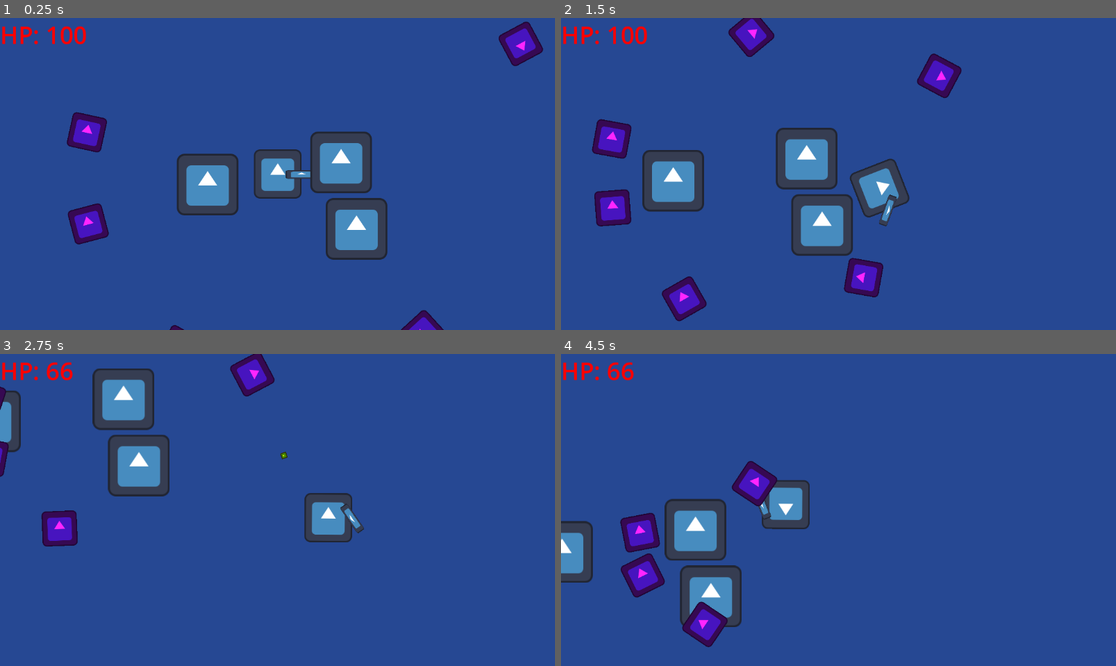
Above: before the commit, frames 1-4 (two rows, left to right).
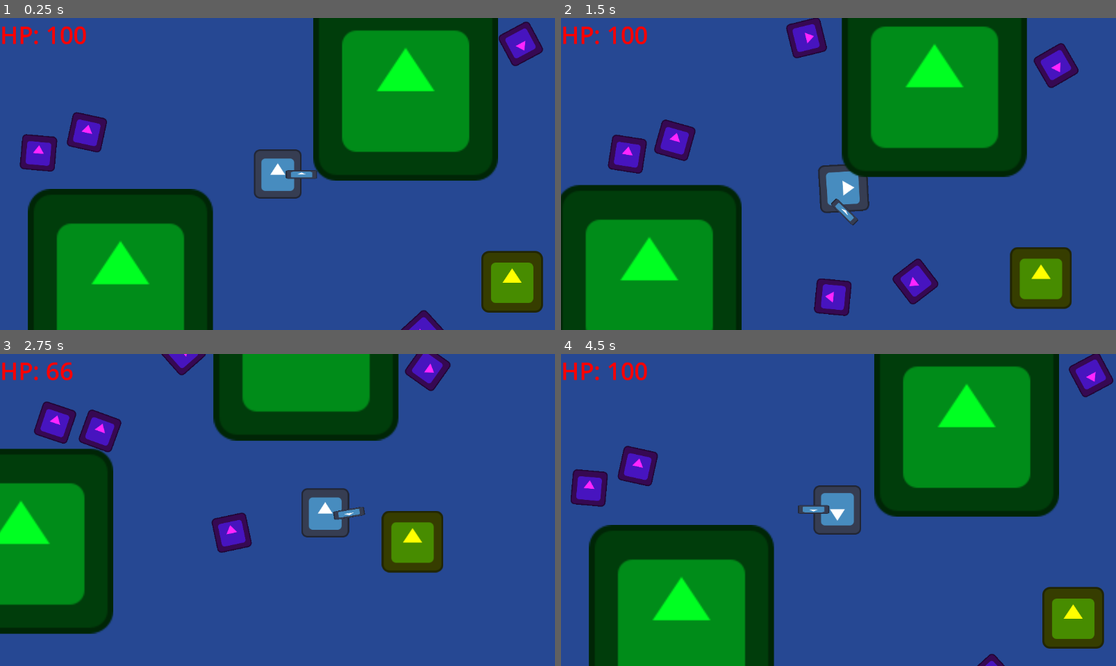
Above: after the commit, the same moments.

Repository: xingjiacheng175-maker/project-convoy
Game: Godot game, scene res://world.tscn
Two runs of this game, one before a commit and one after it. Both use one fixed random seed, a clock stepped at 60 frames per second and the inputs below. This scene is started directly instead of the project's main scene. The engine's default icon, where the game draws it, is replaced by a stand-in: a white triangle on a blue panel in a dark square.
Inputs:
- Up to frame 1 (0.25 s): no input
- Up to frame 2 (1.5 s): hold Right (ui_right) 0.53-1.28 s; hold Down (ui_down) from 1.28 s (still down)
- Up to frame 3 (2.75 s): release Down (ui_down) at 2.03 s; hold Right (ui_right) from 2.03 s (still down)
- Up to frame 4 (4.5 s): release Right (ui_right) at 2.78 s; hold Up (ui_up) 2.78-3.53 s; hold Left (ui_left) from 3.53 s (still down)

The runs differ from the first frame. In frame 1, 40% of the frame differs, in the area x 3-98%, y 0-100%; in frame 2, 47%, in the area x 0-94%, y 0-100%; in frame 3, 32%; in frame 4, 42%.

Commit message:
fix(turret): 修复炮塔瞄准和射击的视觉误差
修改炮塔瞄准逻辑，移除平滑过渡直接锁定目标。射击时强制重新瞄准确保子弹方向准确。同时优化目标管理，清理无效目标。

Diff:
--- a/game_ui.gd
+++ b/game_ui.gd
@@ -1,6 +1,8 @@
 extends CanvasLayer
 
 @onready var hp_label = $Label
+@onready var trade_window = $TradeWindow
+@onready var trade_label = $TradeWindow/Label
 
 func _ready():
 	var player = get_tree().get_first_node_in_group("player")
@@ -14,3 +16,13 @@
 func _on_player_hp_changed(new_hp):
 	if hp_label:
 		hp_label.text = "HP: " + str(new_hp)
+
+func on_port_entered(port_name):
+	if trade_window:
+		trade_window.visible = true
+	if trade_label:
+		trade_label.text = "Welcome to " + port_name
+
+func on_port_exited():
+	if trade_window:
+		trade_window.visible = false
--- a/game_ui.tscn
+++ b/game_ui.tscn
@@ -14,3 +14,31 @@
 offset_bottom = 23.0
 text = "HP:100"
 label_settings = SubResource("LabelSettings_oaw30")
+
+[node name="TradeWindow" type="Panel" parent="."]
+visible = false
+anchors_preset = 8
+anchor_left = 0.5
+anchor_top = 0.5
+anchor_right = 0.5
+anchor_bottom = 0.5
+offset_left = -150.0
+offset_top = -100.0
+offset_right = 150.0
+offset_bottom = 100.0
+grow_horizontal = 2
+grow_vertical = 2
+
+[node name="Label" type="Label" parent="TradeWindow"]
+layout_mode = 1
+anchors_preset = -1
+anchor_right = 1.0
+anchor_bottom = 0.9850001
+offset_left = -1.0
+offset_right = 1.0
+offset_bottom = -1.5258789e-05
+grow_horizontal = 2
+grow_vertical = 2
+text = "Welcome to Port"
+horizontal_alignment = 1
+vertical_alignment = 1
--- /dev/null
+++ b/island.tscn
@@ -0,0 +1,17 @@
+[gd_scene load_steps=3 format=3 uid="uid://qse6ucbr2uye"]
+
+[ext_resource type="Texture2D" uid="uid://dpjunvpt2ff3l" path="res://icon.svg" id="1_0iamf"]
+
+[sub_resource type="CapsuleShape2D" id="CapsuleShape2D_hdtfb"]
+radius = 219.0
+height = 438.0
+
+[node name="Island" type="StaticBody2D"]
+
+[node name="Sprite2D" type="Sprite2D" parent="."]
+modulate = Color(0, 1, 0.13333334, 1)
+scale = Vector2(3, 3)
+texture = ExtResource("1_0iamf")
+
+[node name="CollisionShape2D" type="CollisionShape2D" parent="."]
+shape = SubResource("CapsuleShape2D_hdtfb")
--- /dev/null
+++ b/port.gd
@@ -0,0 +1,21 @@
+extends Area2D
+
+signal player_entered_port(port_name)
+signal player_exited_port
+
+@export var port_name: String = "Port Royal"
+
+func _ready():
+	# Connect signals if not connected via editor
+	if not body_entered.is_connected(_on_body_entered):
+		body_entered.connect(_on_body_entered)
+	if not body_exited.is_connected(_on_body_exited):
+		body_exited.connect(_on_body_exited)
+
+func _on_body_entered(body: Node2D):
+	if body.is_in_group("player"):
+		player_entered_port.emit(port_name)
+
+func _on_body_exited(body: Node2D):
+	if body.is_in_group("player"):
+		player_exited_port.emit()
--- /dev/null
+++ b/port.tscn
@@ -0,0 +1,17 @@
+[gd_scene load_steps=4 format=3 uid="uid://cfvl46tpokweu"]
+
+[ext_resource type="Script" uid="uid://bkrgboevd1isv" path="res://port.gd" id="1_hl5ak"]
+[ext_resource type="Texture2D" uid="uid://dpjunvpt2ff3l" path="res://icon.svg" id="2_waw7x"]
+
+[sub_resource type="CircleShape2D" id="CircleShape2D_1by84"]
+radius = 99.0202
+
+[node name="Port" type="Area2D"]
+script = ExtResource("1_hl5ak")
+
+[node name="Sprite2D" type="Sprite2D" parent="."]
+modulate = Color(1, 1, 0, 1)
+texture = ExtResource("2_waw7x")
+
+[node name="CollisionShape2D" type="CollisionShape2D" parent="."]
+shape = SubResource("CircleShape2D_1by84")
--- a/world.tscn
+++ b/world.tscn
@@ -1,9 +1,10 @@
-[gd_scene load_steps=5 format=3 uid="uid://ymvewpyc0hb6"]
+[gd_scene load_steps=6 format=3 uid="uid://ymvewpyc0hb6"]
 
 [ext_resource type="PackedScene" uid="uid://bn46v5uwicdpc" path="res://player.tscn" id="1_fj7yv"]
-[ext_resource type="Texture2D" uid="uid://dpjunvpt2ff3l" path="res://icon.svg" id="2_tlwt5"]
 [ext_resource type="PackedScene" uid="uid://bh8t6dgeepdkq" path="res://enemy.tscn" id="3_tlwt5"]
+[ext_resource type="PackedScene" uid="uid://qse6ucbr2uye" path="res://island.tscn" id="4_036b0"]
 [ext_resource type="PackedScene" uid="uid://c7nioju2h4vm6" path="res://game_ui.tscn" id="4_aqk2v"]
+[ext_resource type="PackedScene" uid="uid://cfvl46tpokweu" path="res://port.tscn" id="5_036b0"]
 
 [node name="World" type="Node2D"]
 position = Vector2(-42, 532)
@@ -11,23 +12,11 @@
 [node name="Player" parent="." instance=ExtResource("1_fj7yv")]
 position = Vector2(617, -208)
 
-[node name="Icon" type="Sprite2D" parent="."]
-position = Vector2(781, -94)
-texture = ExtResource("2_tlwt5")
-
-[node name="Icon2" type="Sprite2D" parent="."]
-position = Vector2(749, -232)
-texture = ExtResource("2_tlwt5")
-
-[node name="Icon3" type="Sprite2D" parent="."]
-position = Vector2(472, -186)
-texture = ExtResource("2_tlwt5")
-
 [node name="Enemy" parent="." instance=ExtResource("3_tlwt5")]
 position = Vector2(197, -300)
 
 [node name="Enemy2" parent="." instance=ExtResource("3_tlwt5")]
-position = Vector2(200, -98)
+position = Vector2(96, -254)
 
 [node name="Enemy3" parent="." instance=ExtResource("3_tlwt5")]
 position = Vector2(1144, -490)
@@ -39,6 +28,18 @@
 position = Vector2(936, 141)
 
 [node name="Enemy6" parent="." instance=ExtResource("3_tlwt5")]
-position = Vector2(402, 174)
+position = Vector2(677, 205)
 
 [node name="GameUI" parent="." instance=ExtResource("4_aqk2v")]
+
+[node name="Island" parent="." instance=ExtResource("4_036b0")]
+position = Vector2(883, -386)
+
+[node name="Island2" parent="." instance=ExtResource("4_036b0")]
+position = Vector2(291, 15)
+
+[node name="Port" parent="." instance=ExtResource("5_036b0")]
+position = Vector2(1104, 16)
+
+[connection signal="player_entered_port" from="Port" to="GameUI" method="on_port_entered"]
+[connection signal="player_exited_port" from="Port" to="GameUI" method="on_port_exited"]
Not shown, added: port.gd.uid
